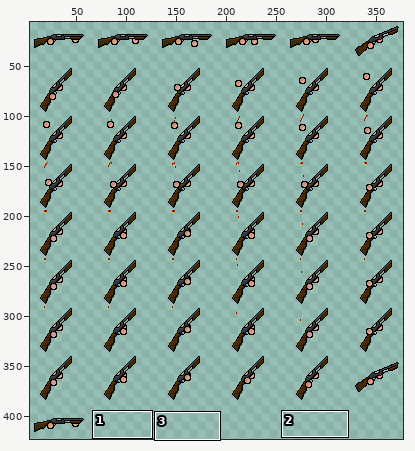
Two states of a sprite sheet, Assets/Personal Assets/NZ's Assets/Art/GUNS/Remington 870/Regular/Remington 870 Reload (Regular).png. The picture above shows the old version from afar; the outline marks the close-up.
Close-up. First the earlier version:
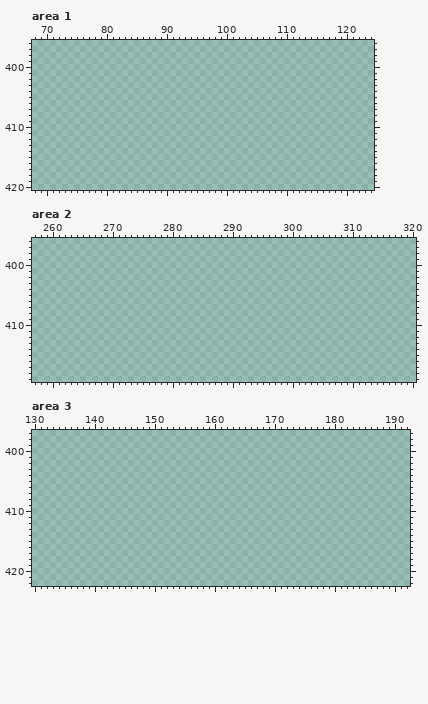
The file is 384x432 pixels. Colours within 5 levels of each other are drawn and written as one. Shown: area 1: x 68..124, y 396..420; area 2: x 257..320, y 396..419; area 3: x 130..192, y 397..422. The wide view leaves out empty margins. The commit also changed other parts of the picture, which this record leaves out.
Now the later version:
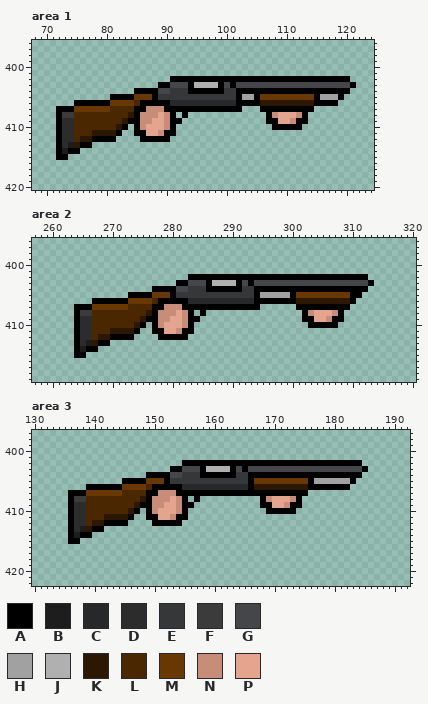
Palette (. is transparent): A #000000  B #1e1d1d  C #272829  D #2d2c2c  E #363739  F #3c3b3b  G #454649  H #a1a1a1  J #b0b0b0  K #2c1700  L #4b2700  M #693700  N #c78d78  P #e5a48d
The exact change:
Changed rows in their new state; - is an unchanged pixel.
Area 1:
first column x 72:
402 -------------------AAAAAAAAAAAAAAAAAAAAAAAAAAAAAA-
403 -----------------AAGGGAJJJJAGAGGGGGGGGGGGGGGGGGGGA
404 -------------AAAAGGEEEAAAAAAEEAAAAAAAAAAAAAAAAAAA-
405 ---------AAAAMMMAEEEEEEEEEEEEEAHHAMMMMMMMMMAHHHA--
406 ---AAAAAAMMMMLAAAAACCCCCCCCCCCAAAAKKKKKKKKKAAAA---
407 AAAMMMMMMLLLLAANNNAAAAAAAAAAAAA---AAAAAAAAA-------
408 AFFLLLLLLLLLKANNNPNA-A-------------ANPPPNA--------
409 ADDLLLLLLLLKAANNPPNAA--------------AAPPNAA--------
410 ADDLLLLLLLKA-ANPPPNA----------------AAAAA---------
411 ADDLLLKKKKA--AAPPNAA------------------------------
412 ADDLKKAAAA----AAAAA-------------------------------
413 ADBKAA--------------------------------------------
414 ABAA----------------------------------------------
415 AA------------------------------------------------
Area 2:
first column x 264:
402 -------------------AAAAAAAAAAAAAAAAAAAAAAAAAAAAAA-
403 -----------------AAGGGAJJJJAGAGGGGGGGGGGGGGGGGGGGA
404 -------------AAAAGGEEEAAAAAAEEAAAAAAAAAAAAAAAAAAA-
405 ---------AAAAMMMAEEEEEEEEEEEEEAHHHHHAMMMMMMMMMAA--
406 ---AAAAAAMMMMLAAAAACCCCCCCCCCCAAAAAAAKKKKKKKKKA---
407 AAAMMMMMMLLLLAANNNAAAAAAAAAAAAA------AAAAAAAAA----
408 AFFLLLLLLLLLKANNNPNA-A----------------ANPPPNA-----
409 ADDLLLLLLLLKAANNPPNAA-----------------AAPPNAA-----
410 ADDLLLLLLLKA-ANPPPNA-------------------AAAAA------
411 ADDLLLKKKKA--AAPPNAA------------------------------
412 ADDLKKAAAA----AAAAA-------------------------------
413 ADBKAA--------------------------------------------
414 ABAA----------------------------------------------
415 AA------------------------------------------------
Area 3:
first column x 136:
402 -------------------AAAAAAAAAAAAAAAAAAAAAAAAAAAAAA-
403 -----------------AAGGGAJJJJAGAGGGGGGGGGGGGGGGGGGGA
404 -------------AAAAGGEEEAAAAAAEEAAAAAAAAAAAAAAAAAAA-
405 ---------AAAAMMMAEEEEEEEEEEEEEAMMMMMMMMMAHHHHHHA--
406 ---AAAAAAMMMMLAAAAACCCCCCCCCCCAKKKKKKKKKAAAAAAA---
407 AAAMMMMMMLLLLAANNNAAAAAAAAAAAAAAAAAAAAAA----------
408 AFFLLLLLLLLLKANNNPNA-A----------ANPPPNA-----------
409 ADDLLLLLLLLKAANNPPNAA-----------AAPPNAA-----------
410 ADDLLLLLLLKA-ANPPPNA-------------AAAAA------------
411 ADDLLLKKKKA--AAPPNAA------------------------------
412 ADDLKKAAAA----AAAAA-------------------------------
413 ADBKAA--------------------------------------------
414 ABAA----------------------------------------------
415 AA------------------------------------------------
